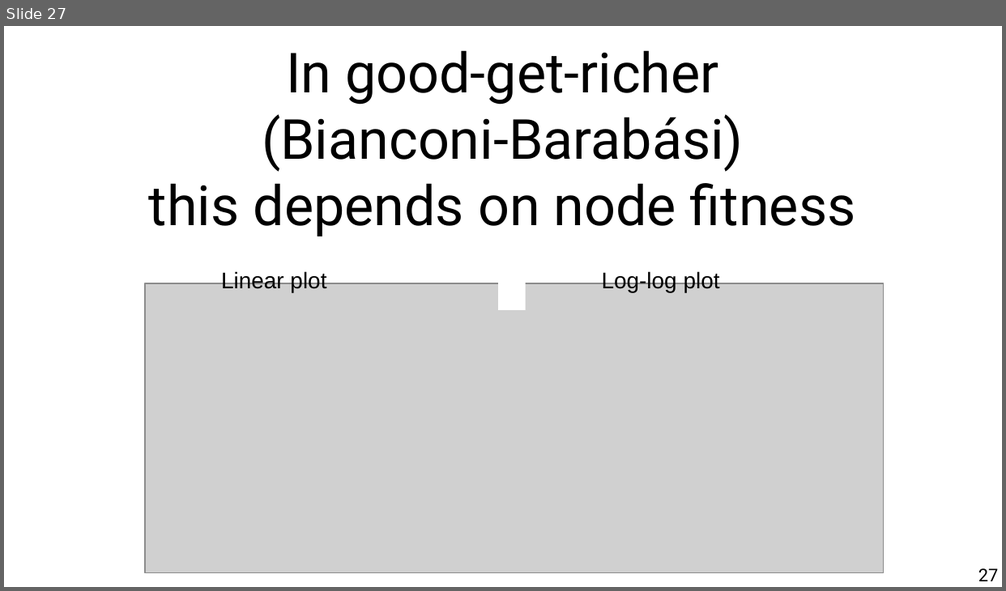
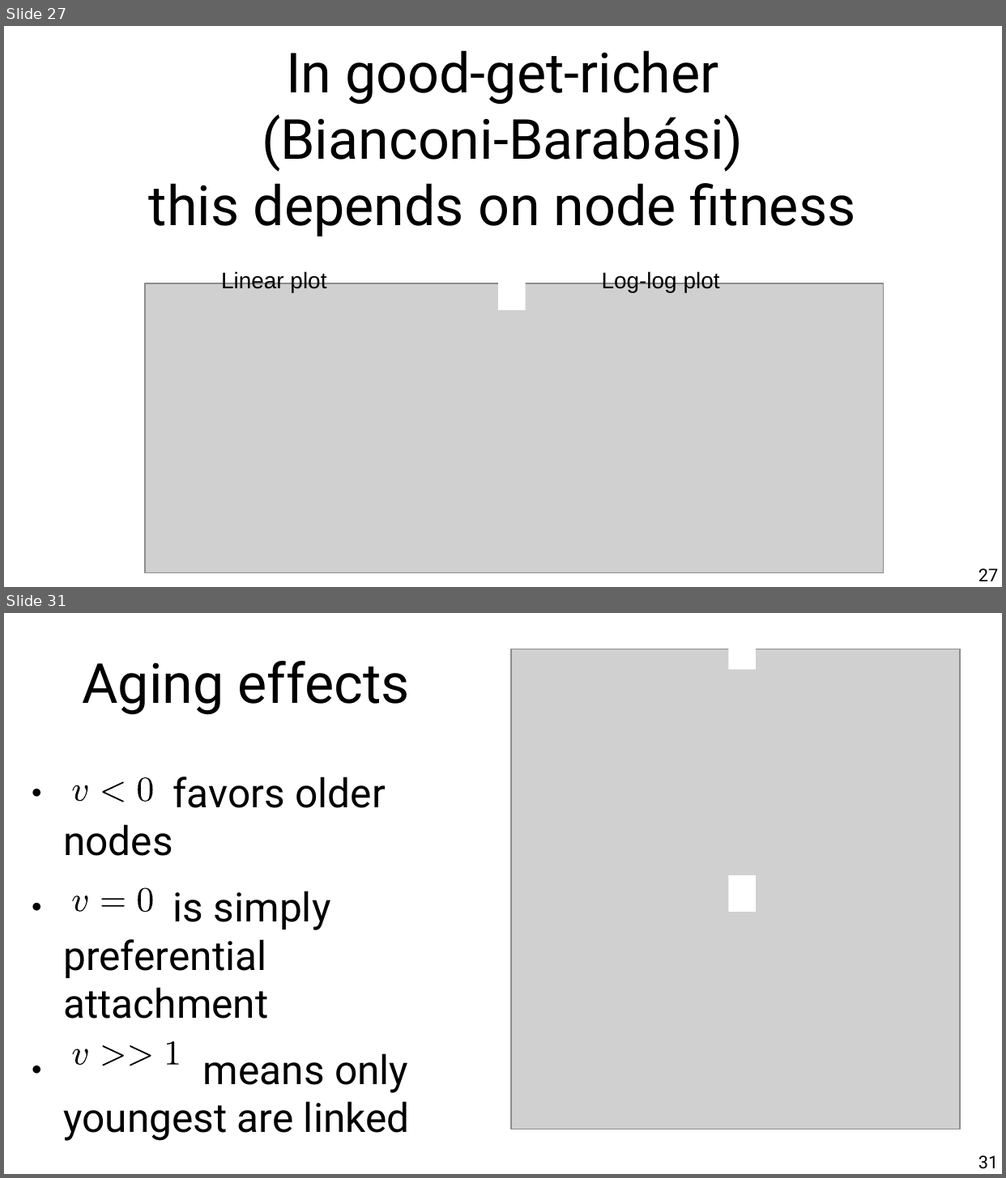
Before and after one commit to chatox/networks-science-course, a slide deck: theory/tt06_other_growth_models.odp. Shown one above the other, each under a label of ours: slide 27 before the commit, slides 27 and 31 after it; the slides between them are not shown. The pictures are 1006x591 and 1006x1178 pixels, drawn with LibreOffice and Linux fonts; fonts in the diff are those of the drawing; grey boxes stand for pictures. Boxes give left, top, right and bottom in pixels: in the first picture for what was removed or moved away, otherwise in the second. Text is boxed around its words. In the diff, an @@ line names an element or a change of style, - is before the commit and + after.

```diff
--- a/theory/tt06_other_growth_models.odp
+++ b/theory/tt06_other_growth_models.odp
@@ slide 31 added at bbox=[4, 613, 1002, 1174], background #FFFFFF @@
@@ rectangle added at bbox=[728, 633, 756, 669], fill #FFFFFF @@
@@ title added at bbox=[82, 661, 410, 715], 44 pt, text #000000 @@
+Aging effects
@@ picture added at bbox=[511, 649, 961, 1129] @@
@@ text added at bbox=[63, 777, 410, 1141], 32 pt, text #000000 @@
+● favors older nodes
+● is simply preferential attachment
+● means only youngest are linked
@@ group added at bbox=[71, 777, 153, 803]: 4 freeform shapes @@
@@ rectangle added at bbox=[728, 875, 756, 912], fill #FFFFFF @@
@@ group added at bbox=[71, 888, 153, 913]: 4 freeform shapes @@
@@ group added at bbox=[71, 1041, 181, 1067]: 5 freeform shapes @@
@@ page number added at bbox=[978, 1156, 998, 1169], 14 pt, text #000000 @@
+31
```
Also in this commit, not shown: 9 slides changed, 3 other slides added, 1 slide removed, 1 other file.
